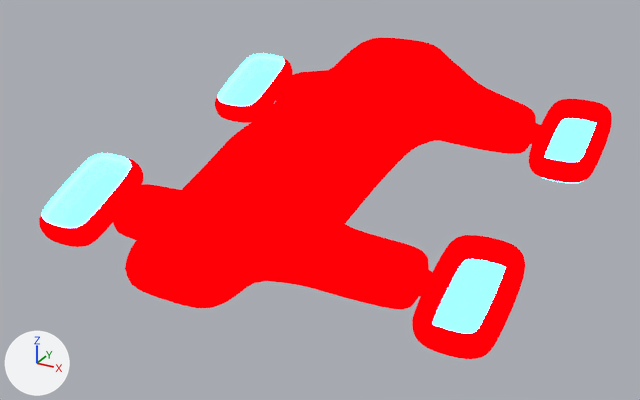
The Blender file Blender/Hovercraft.blend as it was, and as the next commit left it.
The view is the same before and after, from a 50 mm camera at (7.31, -13.99, 9.5) aimed at (0.02, -0.74, 2.88). Arrows for +X, +Y and +Z are at lower left; the lights stay in place.

The scene before the commit, as lines of its bpy script (objects in view):
```python
ob_hovercraft = bpy.data.objects.new('Hovercraft', me_cube_003)
ob_hovercraft.location = (0.0, -0.08, 3.34)
ob_hovercraft.rotation_euler = (0.253, 0.0, 0.0)  # degrees (14, 0, 0)
ob_thruster_f_l = bpy.data.objects.new('Thruster_F_L', me_cube_009)
ob_thruster_f_l.location = (-3.17, 2.83, 3.58)
ob_thruster_f_l.rotation_euler = (0.412, 0.0, 0.0)  # degrees (24, 0, 0)
ob_thruster_f_l.scale = (-1.0, -1.0, -1.0)
ob_thruster_f_r = bpy.data.objects.new('Thruster_F_R', me_cube_009)
ob_thruster_f_r.location = (3.17, 2.83, 3.58)
ob_thruster_f_r.rotation_euler = (0.412, 0.0, 0.0)  # degrees (24, 0, 0)
ob_thruster_r_l = bpy.data.objects.new('Thruster_R_L', me_cube_009)
ob_thruster_r_l.location = (-3.17, -2.77, 2.89)
ob_thruster_r_l.rotation_euler = (0.412, 0.0, 0.0)  # degrees (24, 0, 0)
ob_thruster_r_l.scale = (-1.0, -1.0, -1.0)
ob_thruster_r_r = bpy.data.objects.new('Thruster_R_R', me_cube_009)
ob_thruster_r_r.location = (3.17, -2.77, 2.89)
ob_thruster_r_r.rotation_euler = (0.412, 0.0, 0.0)  # degrees (24, 0, 0)
```
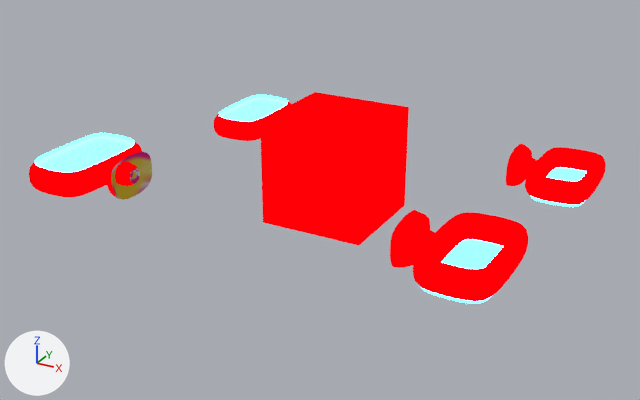
Boxes [x1, y1, x2, y2] around the edits, measured in the pictures (640 x 400 px):
'Hovercraft', reshaped, turned: before [111, 38, 541, 310]; after [106, 92, 537, 268]
'Thruster_R_R', moved, turned: before [412, 235, 525, 359]; after [413, 212, 528, 304]
'Thruster_R_L', moved, turned: before [39, 153, 143, 247]; after [29, 133, 142, 197]
'Thruster_F_R', moved, turned: before [529, 99, 612, 184]; after [525, 147, 606, 207]
'Thruster_F_L', moved, turned: before [215, 53, 293, 123]; after [214, 95, 291, 141]
part 1 of me_cube_003, added (red): after [260, 92, 409, 245]
part 2 of me_cube_003, deleted (red): before [116, 38, 525, 309]

What the commit changed:
me_cube_003 is used by ob_hovercraft; location (0.0, -0.08, 3.34); rotation (0.253, 0.0, 0.0), in degrees (14, 0, 0).
me_cube_003 had 5382 vertices, 5392 faces and spanned x -3.17..3.17, y -5.15..4.78, z -0.89..1.65.
me_cube_003 now has 3650 vertices, 3526 faces and spans x -3.17..3.17, y -3.25..3.45, z -1.0..1.0.
me_cube_003 part 1: a new loose piece, a box spanning x -1.0..1.0, y -1.0..1.0, z -1.0..1.0, in mat_material_002.
me_cube_003 part 2: 1740 vertices removed from x -2.54..2.4, y -5.15..4.78, z -0.89..1.65.
Object 'Hovercraft' (ob_hovercraft) turns from (14, 0, 0) to (0, 0, 0) degrees about x, y and z.
Object 'Thruster_R_R' (ob_thruster_r_r) turns from (24, 0, 0) to (0, 0, 0) degrees about x, y and z.
Object 'Thruster_R_R' (ob_thruster_r_r) moves from (3.17, -2.77, 2.89) to (3.17, -2.79, 3.58).
Object 'Thruster_F_R' (ob_thruster_f_r) turns from (24, 0, 0) to (0, 0, 0) degrees about x, y and z.
Object 'Thruster_F_R' (ob_thruster_f_r) moves from (3.17, 2.83, 3.58) to (3.17, 2.79, 2.85).
Object 'Thruster_R_L' (ob_thruster_r_l) turns from (24, 0, 0) to (0, 0, 0) degrees about x, y and z.
Object 'Thruster_R_L' (ob_thruster_r_l) moves from (-3.17, -2.77, 2.89) to (-3.17, -2.79, 3.58).
Object 'Thruster_F_L' (ob_thruster_f_l) turns from (24, 0, 0) to (0, 0, 0) degrees about x, y and z.
Object 'Thruster_F_L' (ob_thruster_f_l) moves from (-3.17, 2.83, 3.58) to (-3.17, 2.79, 2.85).
